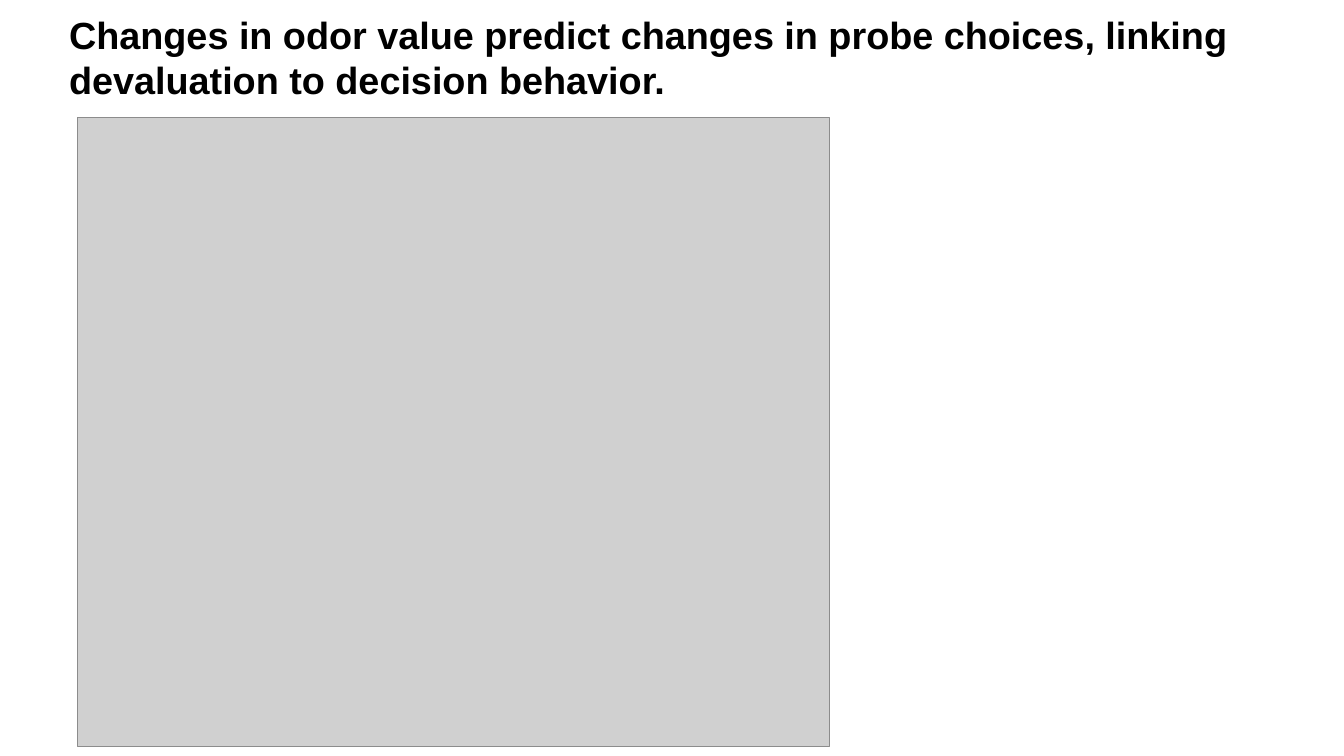
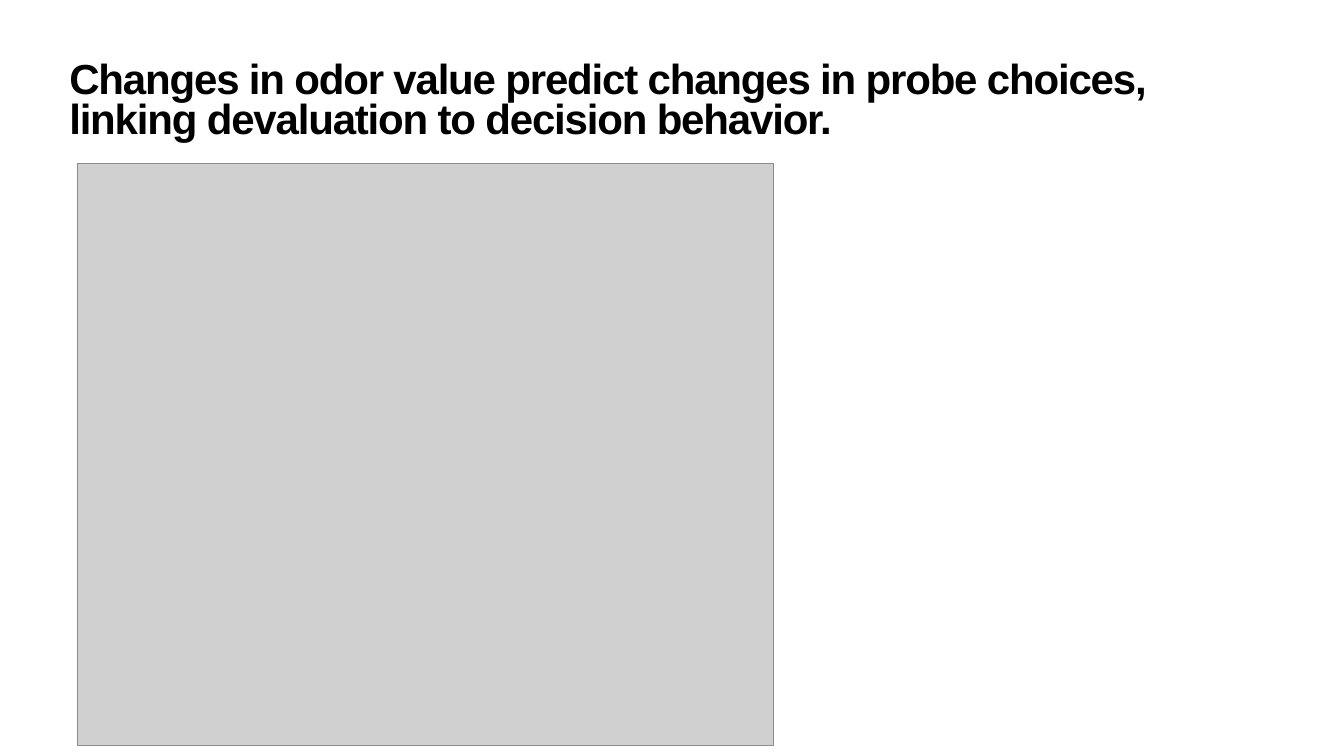
Before and after one commit to QingfangLiu/project-spcd, a slide deck: slide 17 of docs/Progress_branch_meeting.pptx. Drawn at 1344x756 pixels with LibreOffice and Linux fonts; fonts in the diff are those of the drawing; grey boxes stand for pictures. Boxes give left, top, right and bottom in pixels: in the first picture for what was removed or moved away, otherwise in the second. Text is boxed around its words. In the diff, an @@ line names an element or a change of style, - is before the commit and + after.

Commit message:
add png format for figure output and update branch meeting slides

```diff
--- a/docs/Progress_branch_meeting.pptx
+++ b/docs/Progress_branch_meeting.pptx
@@ title "Changes in odor value predict ...": place and size @@
-title "Changes in odor value predict ..." at (69, 21, 1227, 95)
+title "Changes in odor value predict ..." at (69, 63, 1147, 143)
@@ title "Changes in odor value predict ..." at (69, 63, 1147, 143): size 54 to 60 pt, letter spacing 0 to -1.7 pt; line spacing 1 to 0.8 @@
@@ picture: place and size @@
-picture at (77, 117, 829, 746)
+picture at (77, 163, 773, 745)
```
Also in this commit, not shown: 15 other slides changed, 1 slide added, 1 slide removed, 2 other files.
